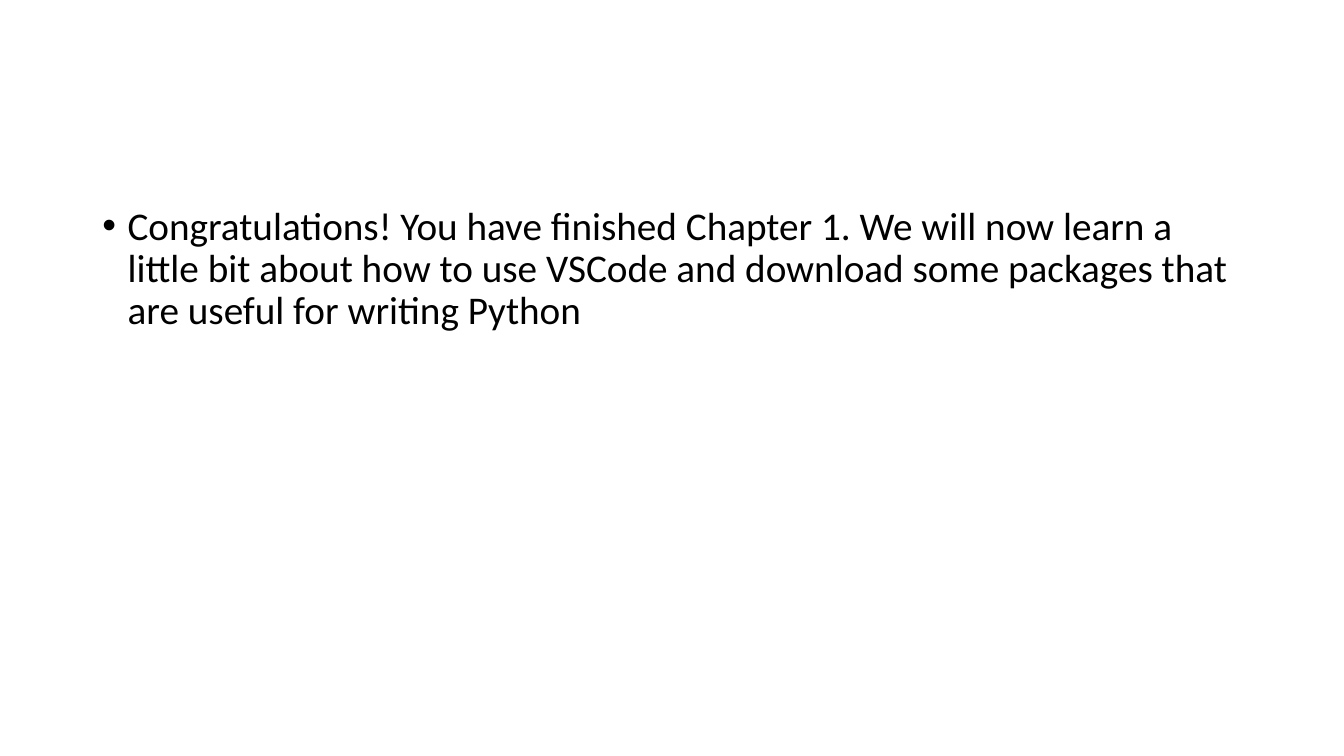
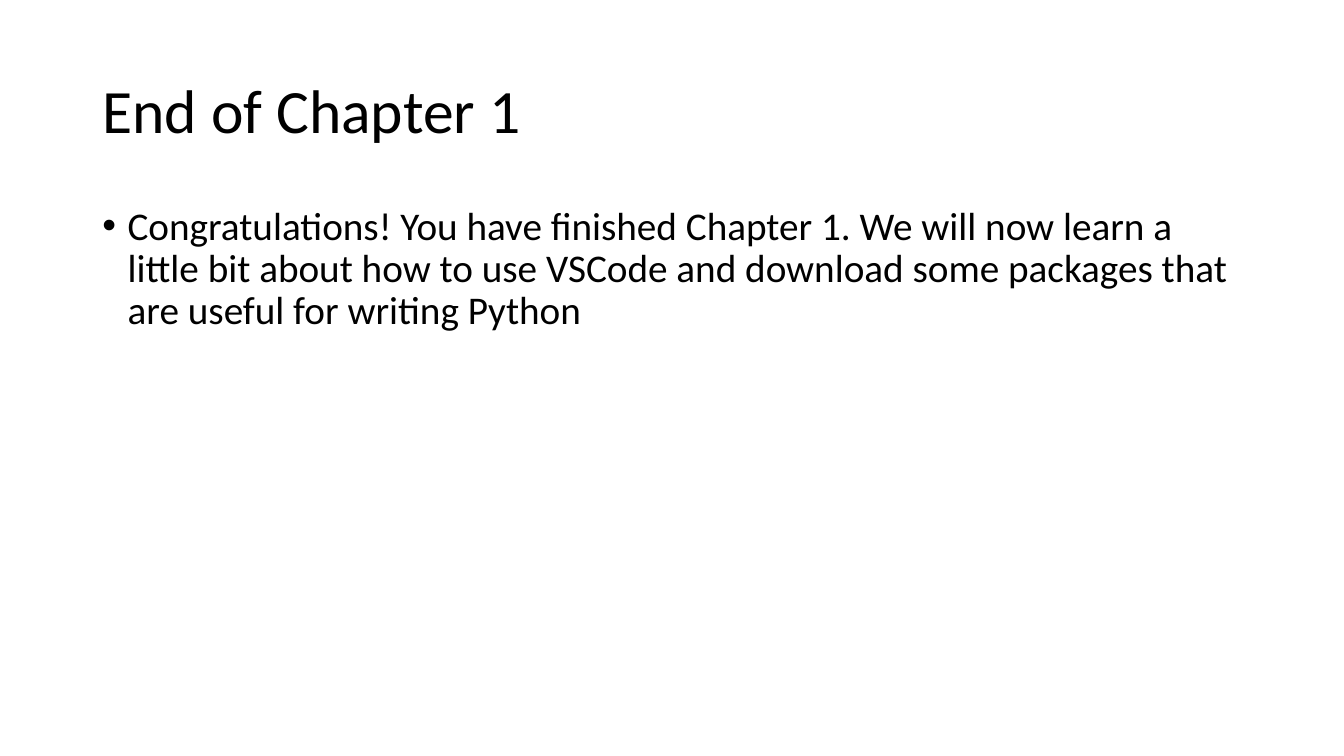
Before and after one commit to samwyss/purdue_win_python_workshop, a slide deck: slide 12 of 1 Getting Started/Chapter 1.pptx. Drawn at 1344x756 pixels with LibreOffice and Linux fonts; fonts in the diff are those of the drawing. Boxes give left, top, right and bottom in pixels: in the first picture for what was removed or moved away, otherwise in the second. Text is boxed around its words. In the diff, an @@ line names an element or a change of style, - is before the commit and + after.

```diff
--- a/1 Getting Started/Chapter 1.pptx
+++ b/1 Getting Started/Chapter 1.pptx
@@ title added at (102,90,520,143), 44 pt, text #000000 @@
+End of Chapter 1
```
Also in this commit, not shown: 2 other slides changed.
